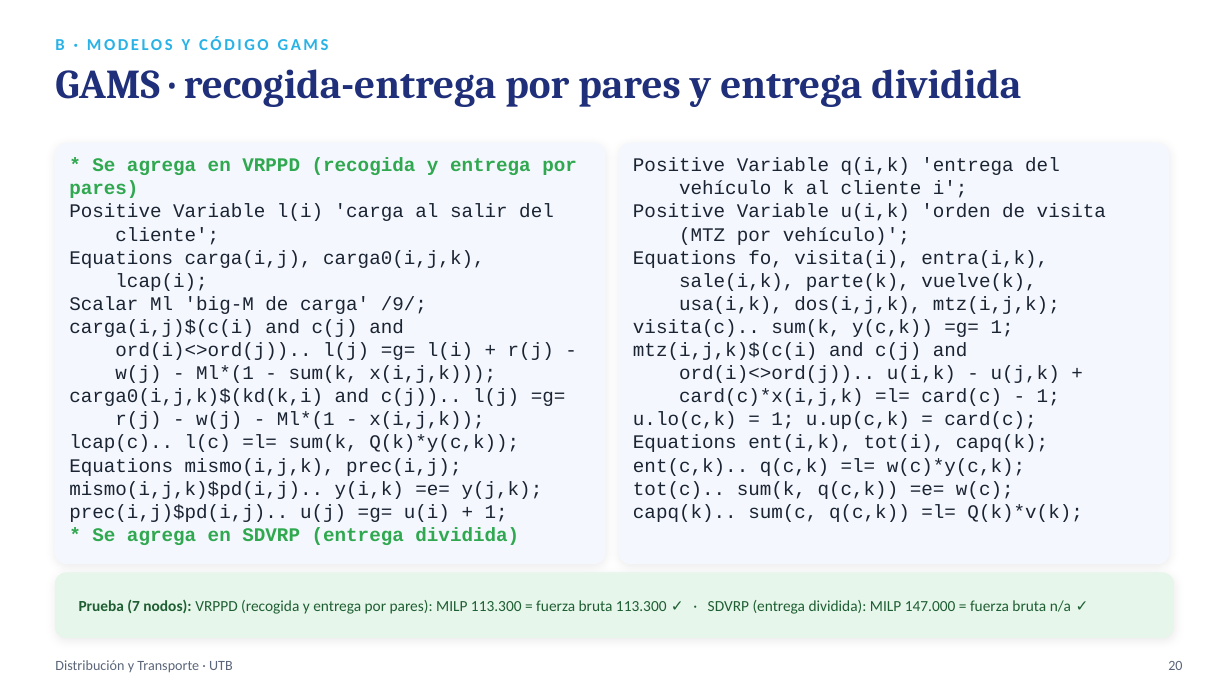
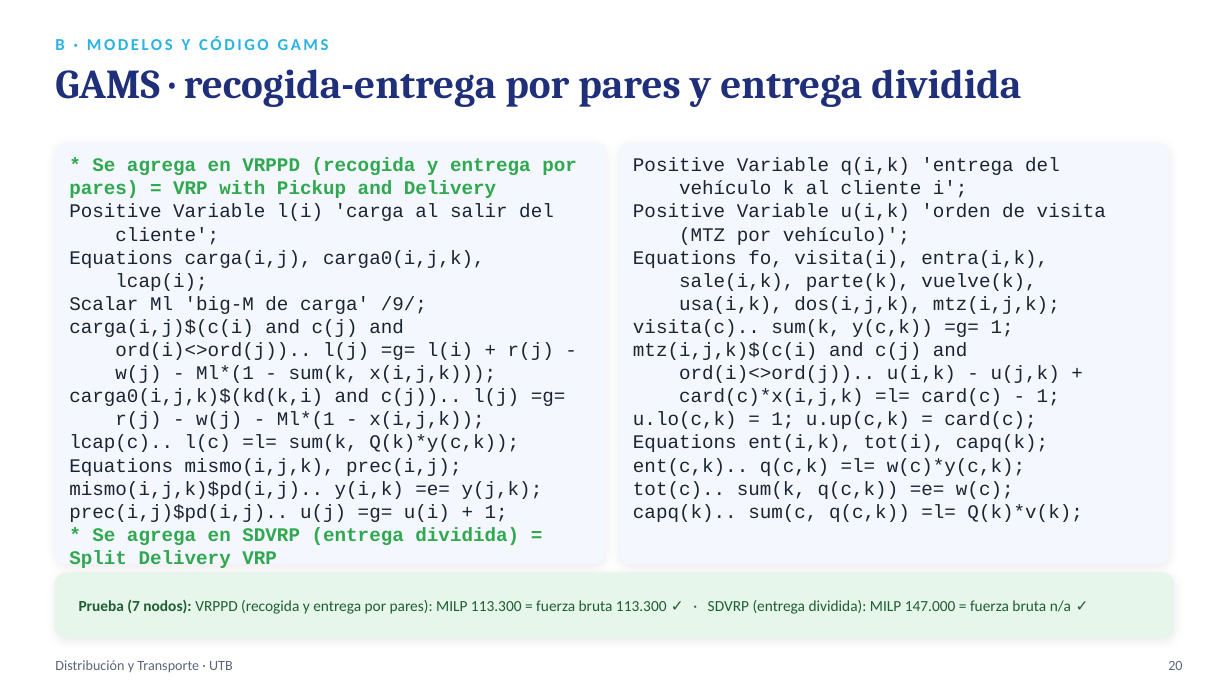
Before and after one commit to sebastianslg/grafosapp, a slide deck: slide 20 of Exposicion_Ruteo_de_Vehiculos.pptx. Drawn at 1232x693 pixels with LibreOffice and Linux fonts; fonts in the diff are those of the drawing. Boxes give left, top, right and bottom in pixels: in the first picture for what was removed or moved away, otherwise in the second. Text is boxed around its words. In the diff, an @@ line names an element or a change of style, - is before the commit and + after.

```diff
--- a/Exposicion_Ruteo_de_Vehiculos.pptx
+++ b/Exposicion_Ruteo_de_Vehiculos.pptx
@@ text at (69,158,577,198): text changed @@
-* Se agrega en VRPPD (recogida y entrega por pares)
+* Se agrega en VRPPD (recogida y entrega por pares) = VRP with Pickup and Delivery
@@ text at (69,527,519,568): text changed @@
-* Se agrega en SDVRP (entrega dividida)
+* Se agrega en SDVRP (entrega dividida) = Split Delivery VRP
```
Also in this commit, not shown: 8 other slides changed, 4 other files.
